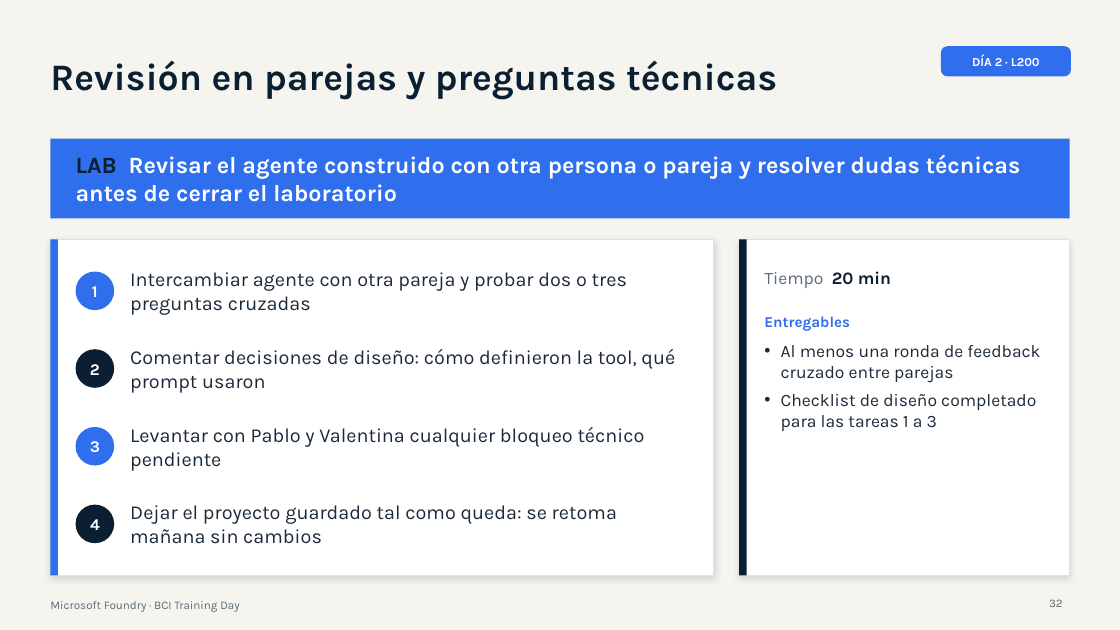
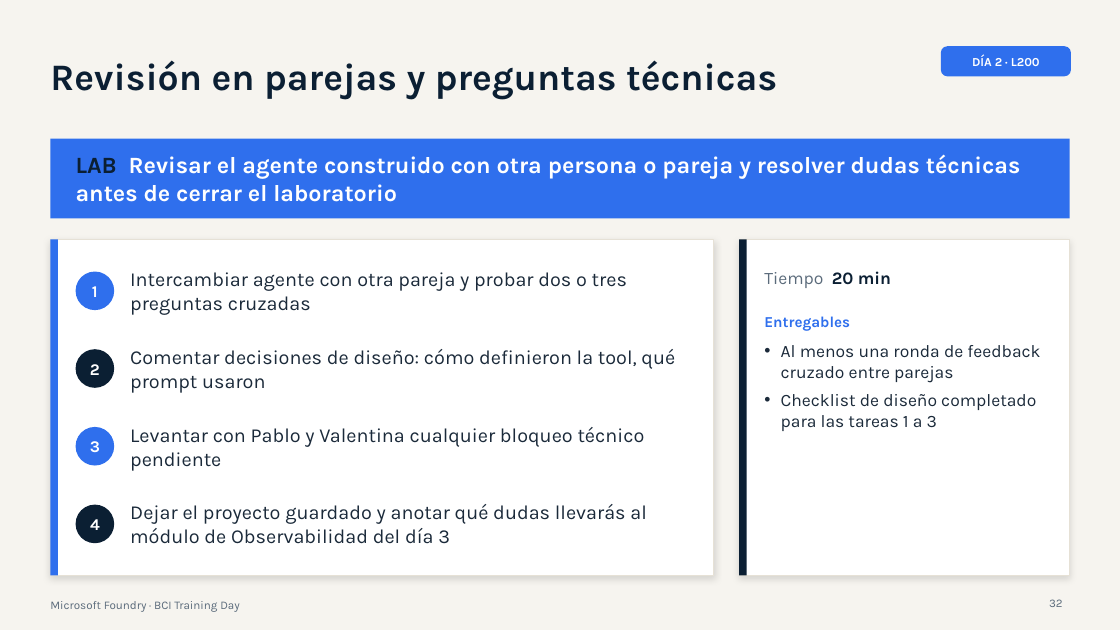
Before and after one commit to valegrajales/bci_workshop, a slide deck: slide 32 of presentaciones/BCI_Foundry_Dia2_L200_Agentes_RAG.pptx. Drawn at 1120x630 pixels with LibreOffice and Linux fonts; fonts in the diff are those of the drawing. Boxes give left, top, right and bottom in pixels: in the first picture for what was removed or moved away, otherwise in the second. Text is boxed around its words. In the diff, an @@ line names an element or a change of style, - is before the commit and + after.

```diff
--- a/presentaciones/BCI_Foundry_Dia2_L200_Agentes_RAG.pptx
+++ b/presentaciones/BCI_Foundry_Dia2_L200_Agentes_RAG.pptx
@@ text at <box>130,504,646,544</box>: text changed @@
-Dejar el proyecto guardado tal como queda: se retoma mañana sin cambios
+Dejar el proyecto guardado y anotar qué dudas llevarás al módulo de Observabilidad del día 3
```
Also in this commit, not shown: 7 other slides changed, 9 other files.
